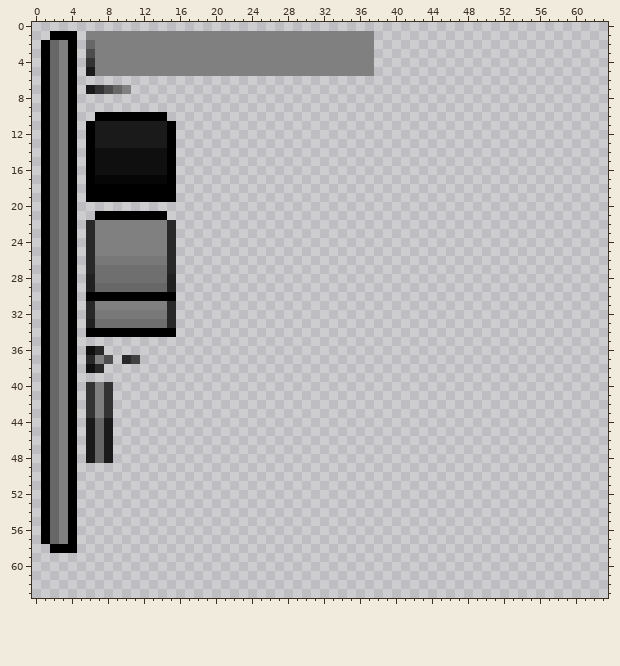
Pixel-art sprite: game.png. Above is the file before it was changed.
The file is 64x64 pixels. Colours within 5 levels of each other are drawn and written as one.
And afterwards:
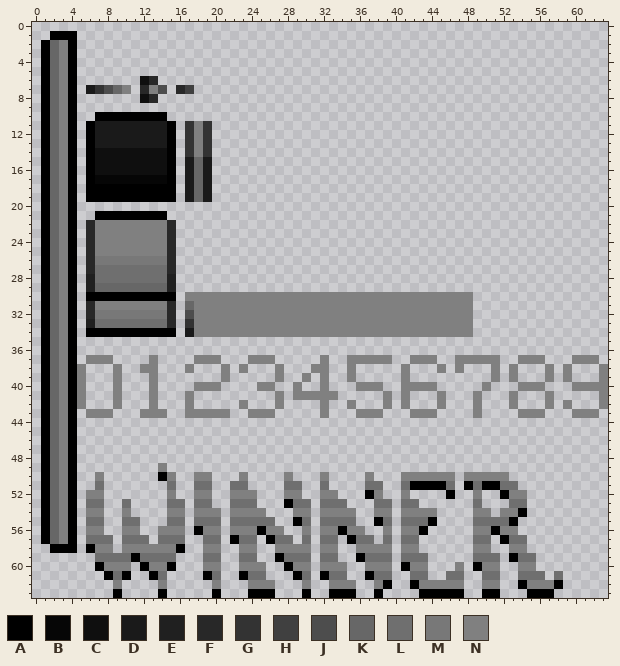
Palette (. is transparent): A #000000  B #060606  C #0f0f0f  D #1a1a1a  E #202020  F #282828  G #333333  H #404040  J #4d4d4d  K #676767  L #6f6f6f  M #787878  N #808080
Diff:
Changed rows in their new state; - is an unchanged pixel.
first column x 6:
 1 ................................
 2 ................................
 3 ................................
 4 ................................
 5 ................................
 6 ------CF------------------------
 7 ------FNJ-FH--------------------
 8 ------CF------------------------
11 -----------GNG------------------
12 -----------GNG------------------
13 -----------GNG------------------
14 -----------GNG------------------
15 -----------DKD------------------
16 -----------DKD------------------
17 -----------DKD------------------
18 -----------DKD------------------
19 -----------DKD------------------
first column x 5:
30 ------------NNNNNNNNNNNNNNNNNNNNNNNNNNNNNNNN---------------
31 ------------KNNNNNNNNNNNNNNNNNNNNNNNNNNNNNNN---------------
32 ------------JNNNNNNNNNNNNNNNNNNNNNNNNNNNNNNN---------------
33 ------------GNNNNNNNNNNNNNNNNNNNNNNNNNNNNNNN---------------
34 ------------DNNNNNNNNNNNNNNNNNNNNNNNNNNNNNNN---------------
36 -..--------------------------------------------------------
37 -N-N-..-N----NNN---NNN-----N--NNNNN--NNN--NNNNN--NNN---NNN-
38 N..-N--NN---N---N-N---N---NN--N-----N---N-N---N-N---N-N---N
39 N---N---N-------N-----N--N-N--N-----N---------N-N---N-N---N
40 N...N---N----NNN----NN--N--N---NNN--NNNN-----N---NNN---NNNN
41 N...N---N---N---------N-NNNNN-----N-N---N---N---N---N-----N
42 N...N---N---N-----N---N----N--N---N-N---N---N---N---N-N---N
43 -N-N---NNN--NNNNN--NNN-----N---NNN---NNN----N----NNN---NNN-
44 -...-------------------------------------------------------
45 -...-------------------------------------------------------
46 -...-------------------------------------------------------
47 -...-------------------------------------------------------
48 -...-------------------------------------------------------
49 ---------N-------------------------------------------------
50 --N------AN--NN---N----N---N----N---NNNNNN-NNNNN-----------
51 --L-------L--LL--LL----LL--L----LL--LAAAAL-ALAALL----------
52 -NN-------N--NN--NNN---NN--NN---AN--N----A--N--ANN---------
53 -LL--L----LL-LL--LLL---ALL-LLL---LL-LL------L---LL---------
54 -NN--N----NN-NNN-NNNN---NN-NNNN--NN-NNNN----NN-NNA---------
55 -LL--LL---LL-LLL-LLLLL--AL-LLLL--AL-LLLA----LLLLA----------
56 -NN--NN--NNN-ANN-NNNANN--N-NNANN--N-NNA-----NNANN----------
57 -LLL-LLL-LLL--LL-ALL-ALL-L-LL-ALL-L-LL------LL-ALL---------
58 -ANN-NNNNNNA--NN--NN--NNNN-NN--NNNN-NN------NN--NN---------
59 --LLLLALLLL---LL--LL--ALLL-LL--ALLL-LLL-----LLL-ALL--------
60 --ANNN-ANNA---NN--NNN--ANN-NNN--NNN-ANN---N-ANN--NN--------
61 ---ALA--AL----AL--ALL---AL-ALL--ALL--LL--LL--LL--LLL-L-----
62 ----N----N-----N---NNN---N--NNN--NA--ANNNNN--NN--ANNNA-----
63 ----A----A-----A---AAA---A--AAA--A----AAAAA--AA---AAA------
Pixel boxes of the changes (left, top, right, bottom) in both pictures:
changed: (86, 31, 374, 202)
changed: (77, 292, 608, 598)
